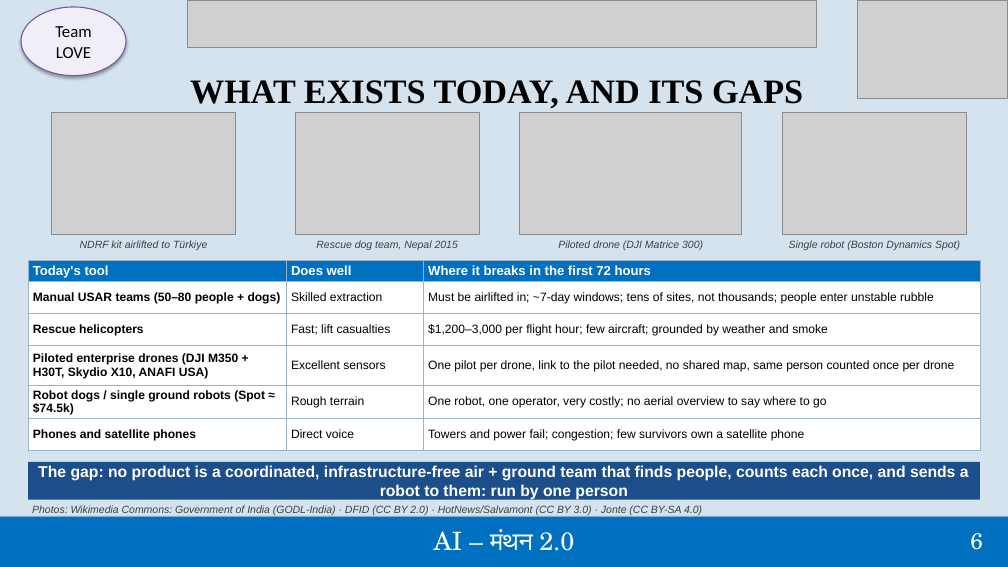
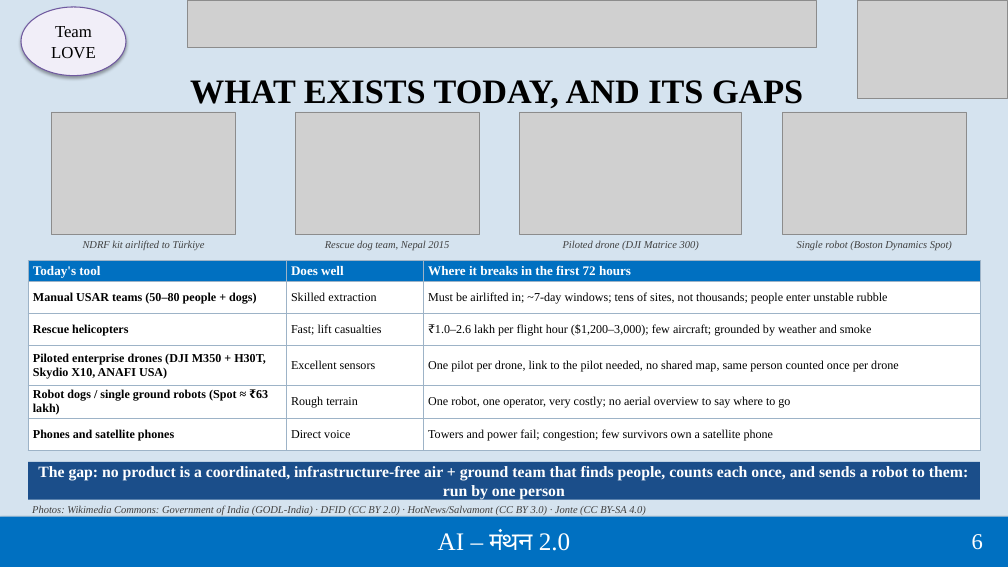
Before and after one commit to TejasGogawale/Drone-swarm, a slide deck: slide 6 of pitch/SwarmRescue_AI_Manthan.pptx. Drawn at 1008x567 pixels with LibreOffice and Linux fonts; fonts in the diff are those of the drawing; grey boxes stand for pictures. Boxes give left, top, right and bottom in pixels: in the first picture for what was removed or moved away, otherwise in the second. Text is boxed around its words. In the diff, an @@ line names an element or a change of style, - is before the commit and + after.

Commit message:
docs: add comprehensive README for Drone-Swarm and update pitch deck

```diff
--- a/pitch/SwarmRescue_AI_Manthan.pptx
+++ b/pitch/SwarmRescue_AI_Manthan.pptx
@@ ellipse "Team" at [21,7,126,76]: font Calibri to Times New Roman @@
@@ table at [28,260,979,450] @@
-row 3, column 3: $1,200–3,000 per flight hour; few aircraft; grounded by weather and smoke
+row 3, column 3: ₹1.0–2.6 lakh per flight hour ($1,200–3,000); few aircraft; grounded by weather and smoke
-row 5, column 1: Robot dogs / single ground robots (Spot ≈ $74.5k)
+row 5, column 1: Robot dogs / single ground robots (Spot ≈ ₹63 lakh)
@@ font Arial to Times New Roman in "Today's tool", "Does well", "Where it breaks in the first 72 ...", "Manual USAR teams (50–80 people + dogs)" and 12 more places @@
@@ font Arial to Times New Roman in 6 elements at [83,240,205,250], [325,240,449,251], [563,240,699,250], [797,240,952,251], [28,462,980,500], [32,505,646,515] @@
@@ text "AI – मंथन 2.0" at [438,531,571,551]: font TeX Gyre Schola to Times New Roman @@
@@ text "6" at [972,534,983,550]: font TeX Gyre Schola to Times New Roman @@
```
Also in this commit, not shown: 24 other slides changed, 2 slides added, 3 slides removed, 1 other file.
